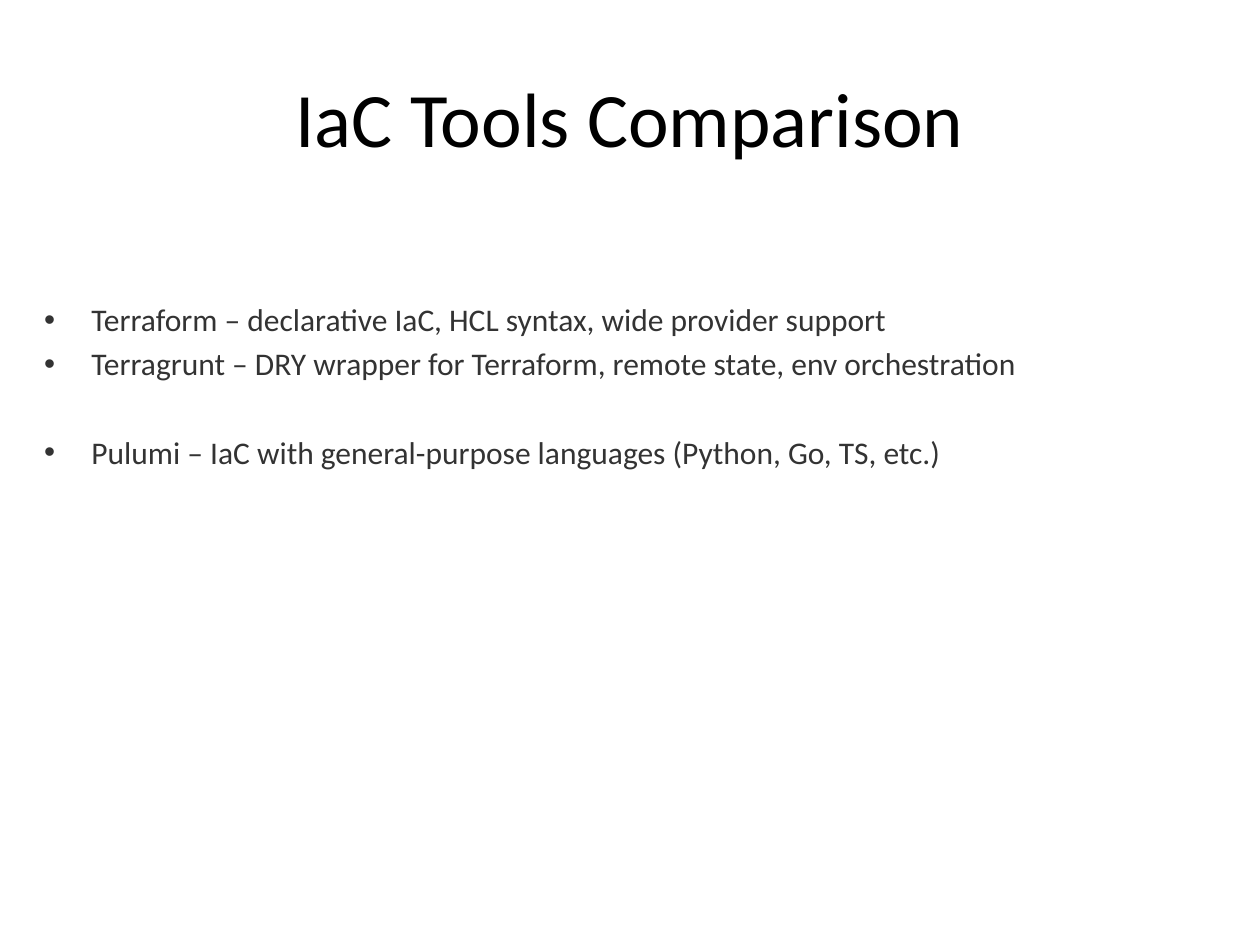
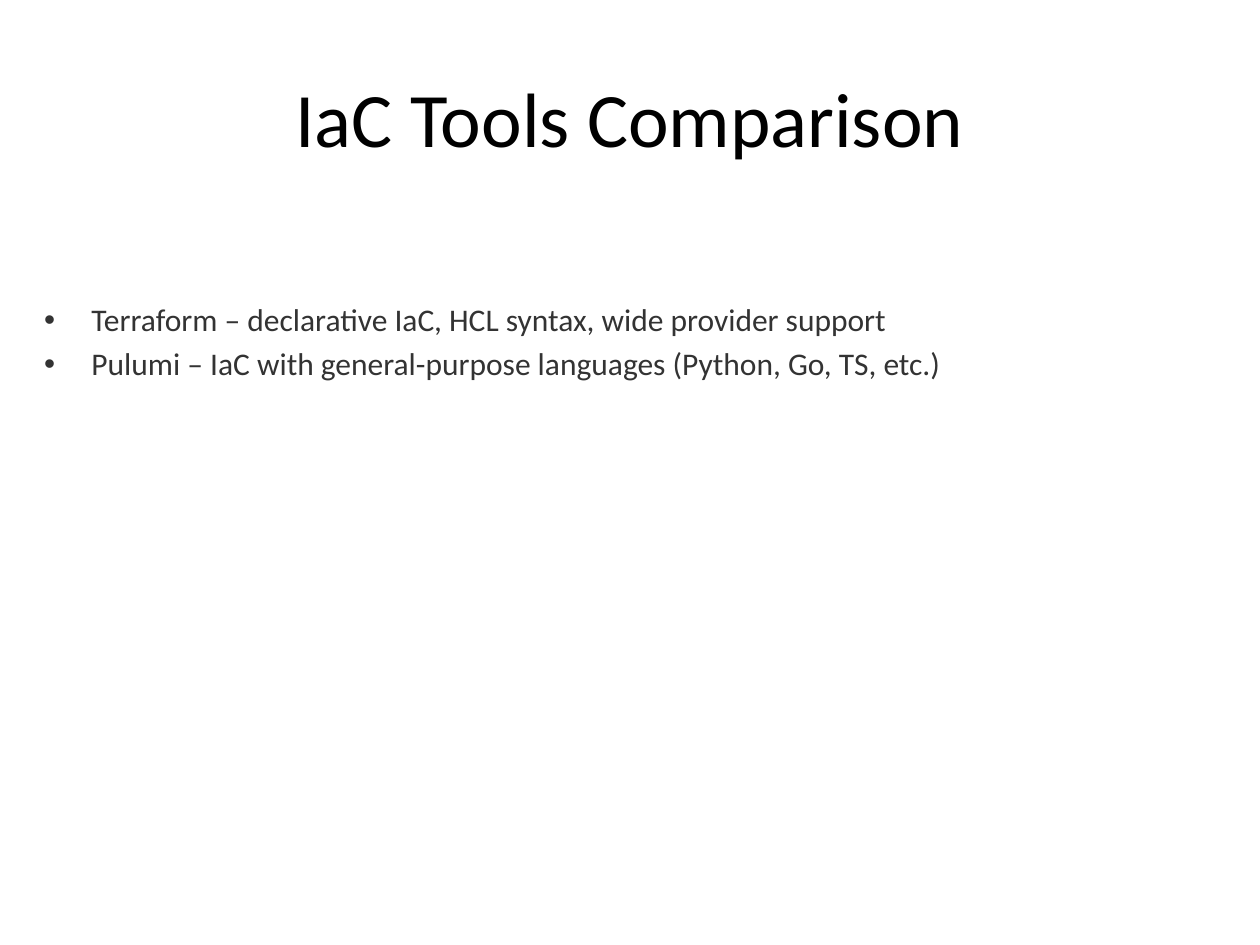
Before and after one commit to opentelekomcloud-community/terraform-workshop, a slide deck: slide 3 of docs/slides/PART 1/intro_iac_landscape.pptx. Drawn at 1260x945 pixels with LibreOffice and Linux fonts; fonts in the diff are those of the drawing. Boxes give left, top, right and bottom in pixels: in the first picture for what was removed or moved away, otherwise in the second. Text is boxed around its words. In the diff, an @@ line names an element or a change of style, - is before the commit and + after.

Commit message:
multitenancy slides and text (#3)
* mt

* provider config

```diff
--- a/docs/slides/PART 1/intro_iac_landscape.pptx
+++ b/docs/slides/PART 1/intro_iac_landscape.pptx
@@ text at [91, 353, 1015, 381]: paragraph removed @@
-• Terragrunt – DRY wrapper for Terraform, remote state, env orchestration
```
Also in this commit, not shown: 1 other slide changed, 23 other files.
